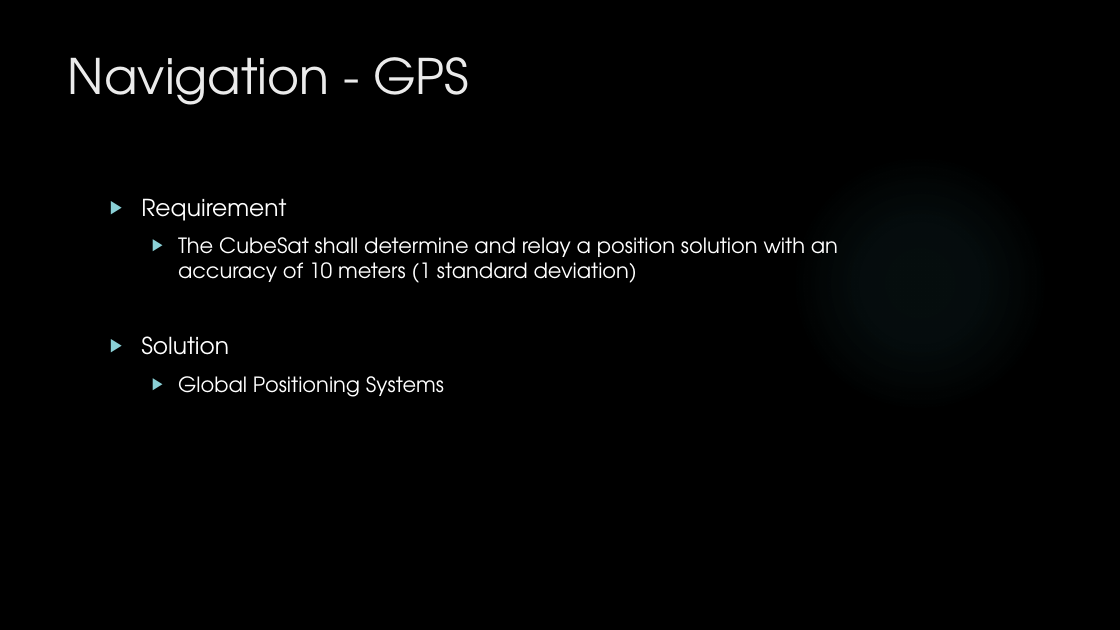
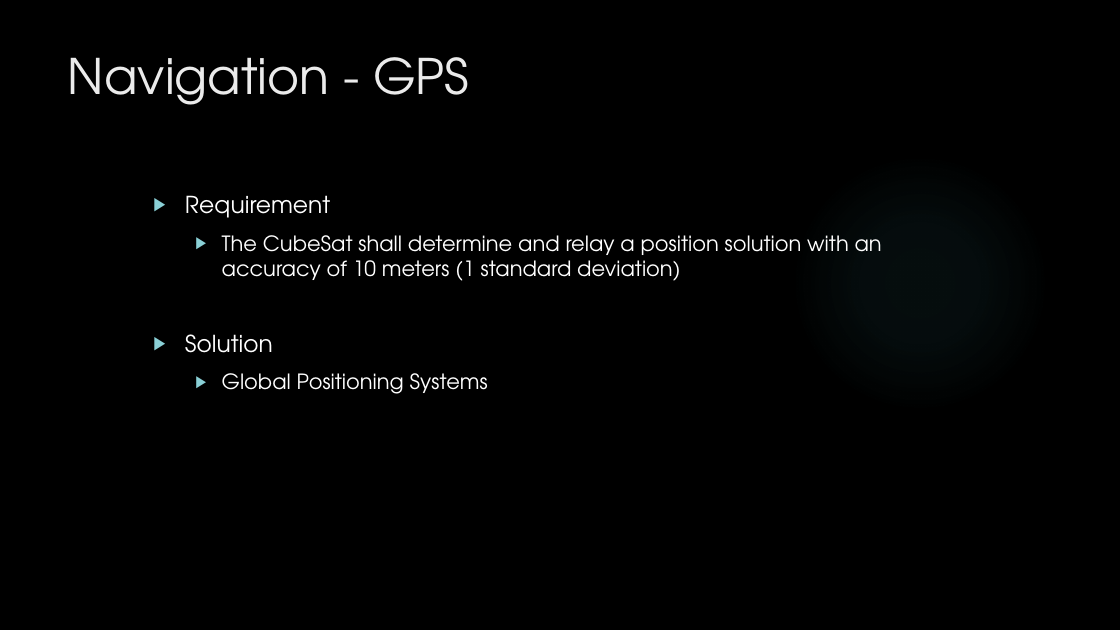
Before and after one commit to HASP-UMN/CubeSat, a slide deck: slide 9 of Presentations/PDR_Presentation.pptx. Drawn at 1120x630 pixels with LibreOffice and Linux fonts; fonts in the diff are those of the drawing; background and template pictures are left out. Boxes give left, top, right and bottom in pixels: in the first picture for what was removed or moved away, otherwise in the second. Text is boxed around its words. In the diff, an @@ line names an element or a change of style, - is before the commit and + after.

```diff
--- a/Presentations/PDR_Presentation.pptx
+++ b/Presentations/PDR_Presentation.pptx
@@ text "Requirement": place and size @@
-text "Requirement" at bbox=[141, 198, 838, 397]
+text "Requirement" at bbox=[185, 195, 882, 394]
```
Also in this commit, not shown: 1 other slide changed.
